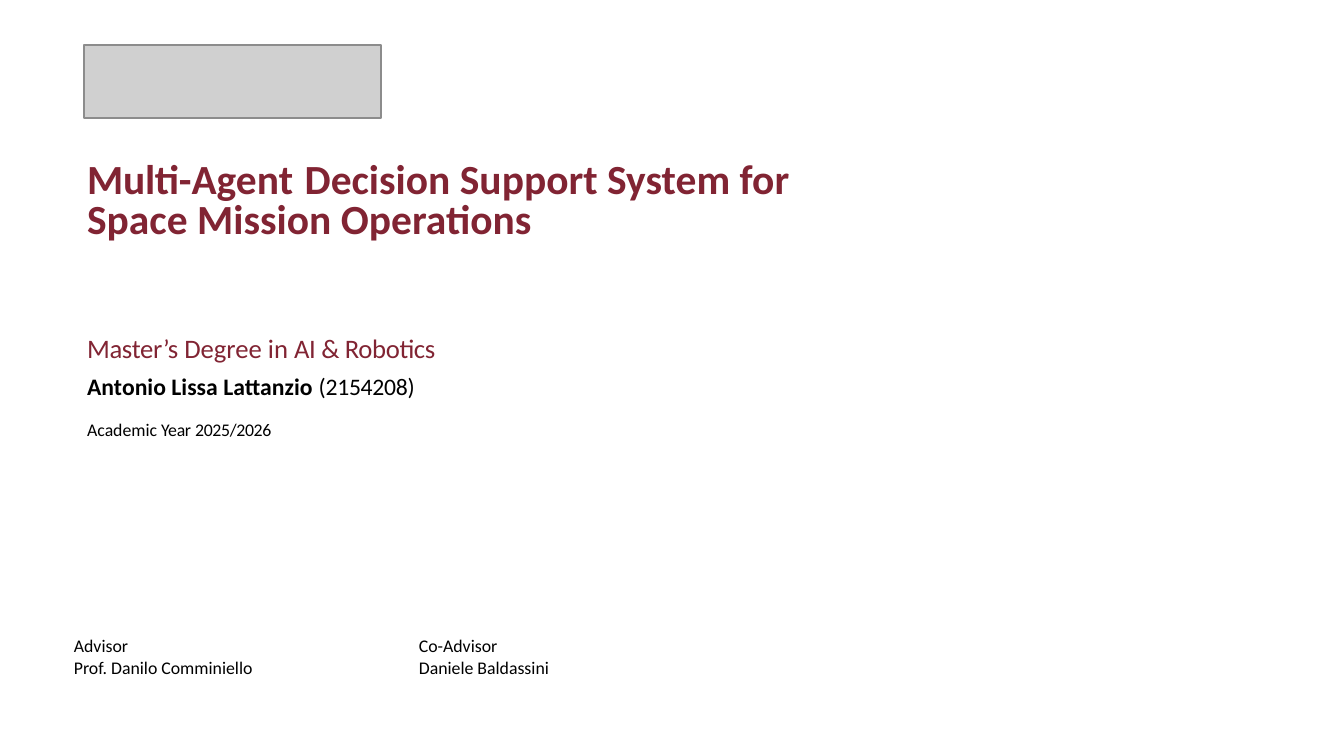
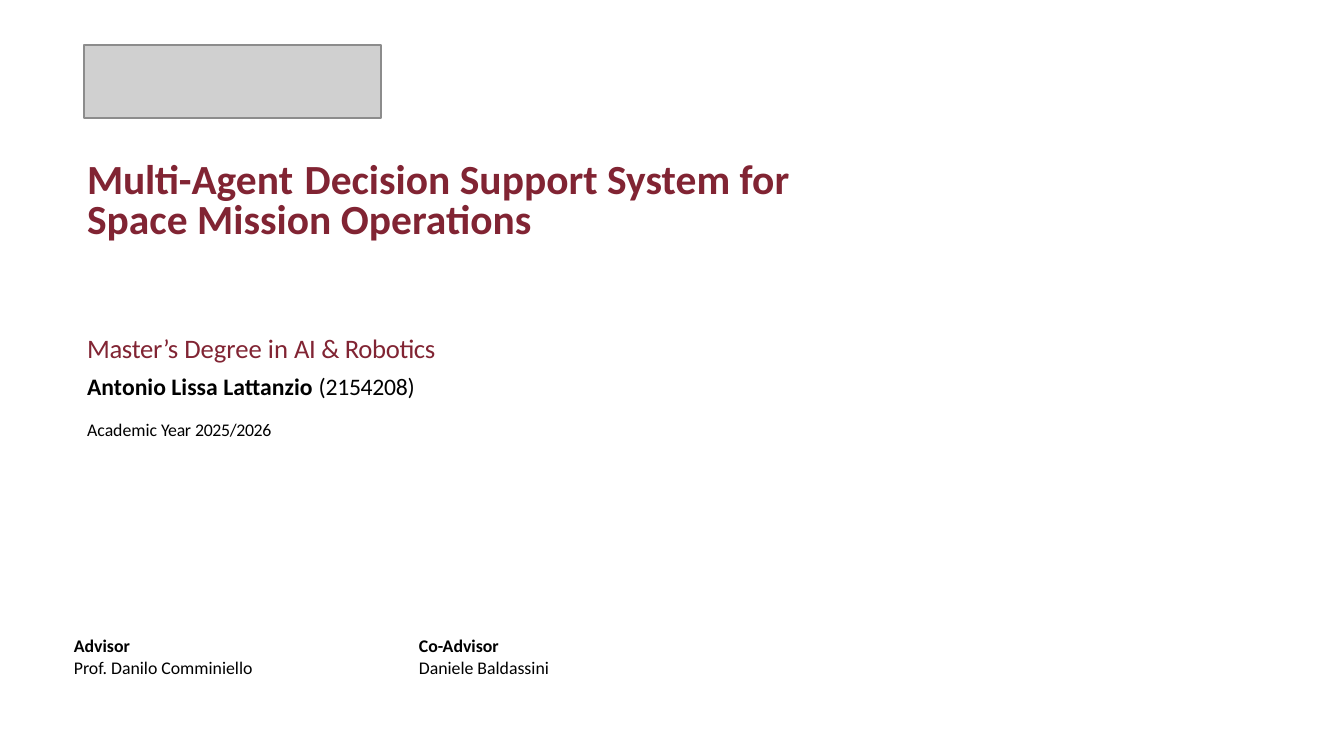
Before and after one commit to AntonLissa/AIRO-thesis, a slide deck: slide 1 of AIRO.pptx. Drawn at 1344x756 pixels with LibreOffice and Linux fonts; fonts in the diff are those of the drawing; grey boxes stand for pictures; background and template pictures are left out. Boxes give left, top, right and bottom in pixels: in the first picture for what was removed or moved away, otherwise in the second. Text is boxed around its words. In the diff, an @@ line names an element or a change of style, - is before the commit and + after.

Commit message:
upt

```diff
--- a/AIRO.pptx
+++ b/AIRO.pptx
@@ text at (x1=74, y1=639, x2=130, y2=652): bold on in "Advisor" @@
@@ text at (x1=419, y1=639, x2=499, y2=652): bold on in "Co-Advisor" @@
```
Also in this commit, not shown: 1 other slide changed, 2 slides added, 1 slide removed.
